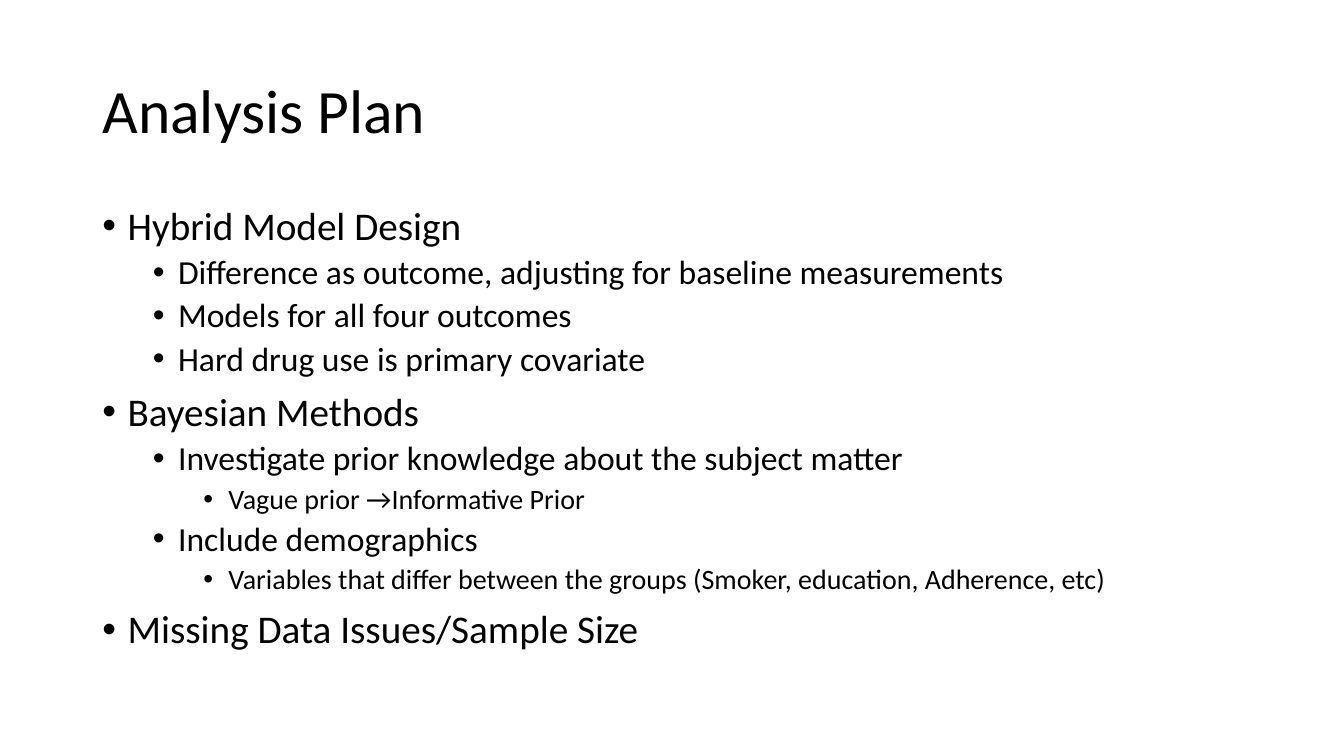
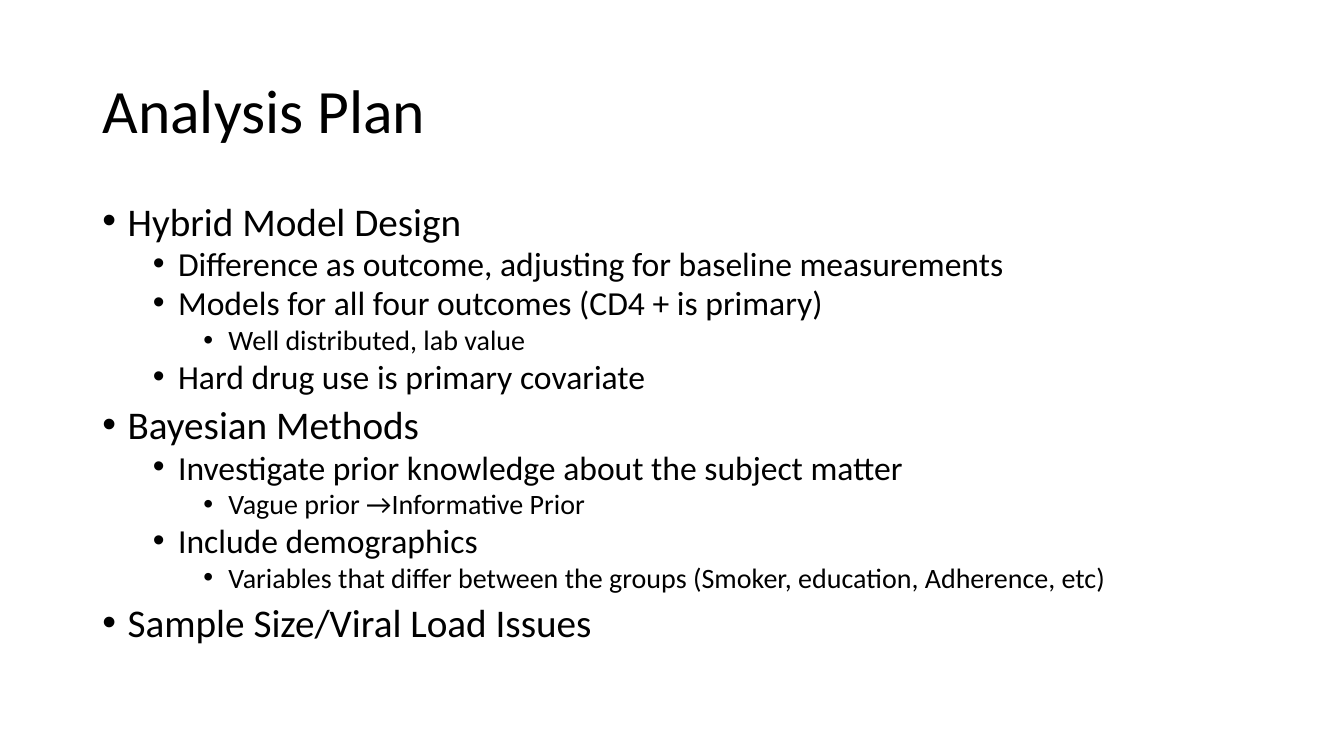
Before and after one commit to elcotton/bios6623-elcotton, a slide deck: slide 4 of Project1/Reports/BIOS6623_Project1_InterimAnalysisPlan.pptx. Drawn at 1344x756 pixels with LibreOffice and Linux fonts; fonts in the diff are those of the drawing. Boxes give left, top, right and bottom in pixels: in the first picture for what was removed or moved away, otherwise in the second. Text is boxed around its words. In the diff, an @@ line names an element or a change of style, - is before the commit and + after.

```diff
--- a/Project1/Reports/BIOS6623_Project1_InterimAnalysisPlan.pptx
+++ b/Project1/Reports/BIOS6623_Project1_InterimAnalysisPlan.pptx
@@ text at (128,208,1105,593): line spacing 0.9 to 0.8 @@
@@ text at (178,290,822,354): text changed @@
-  • Models for all four outcomes
+  • Models for all four outcomes (CD4 + is primary)
+    • Well distributed, lab value
@@ text at (128,609,592,644): text changed @@
-• Missing Data Issues/Sample Size
+• Sample Size/Viral Load Issues
```
Also in this commit, not shown: 1 other slide changed, 1 other file.
